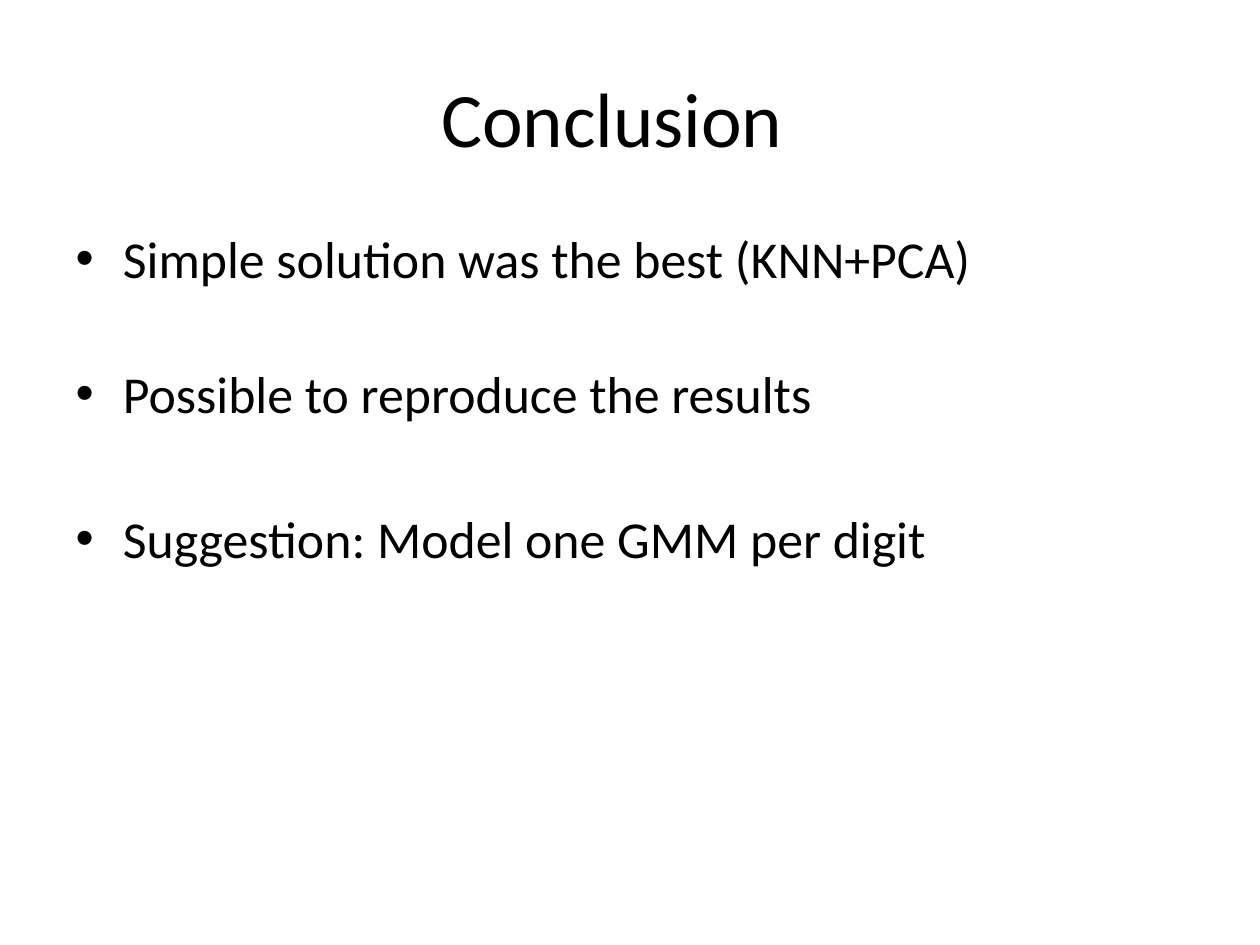
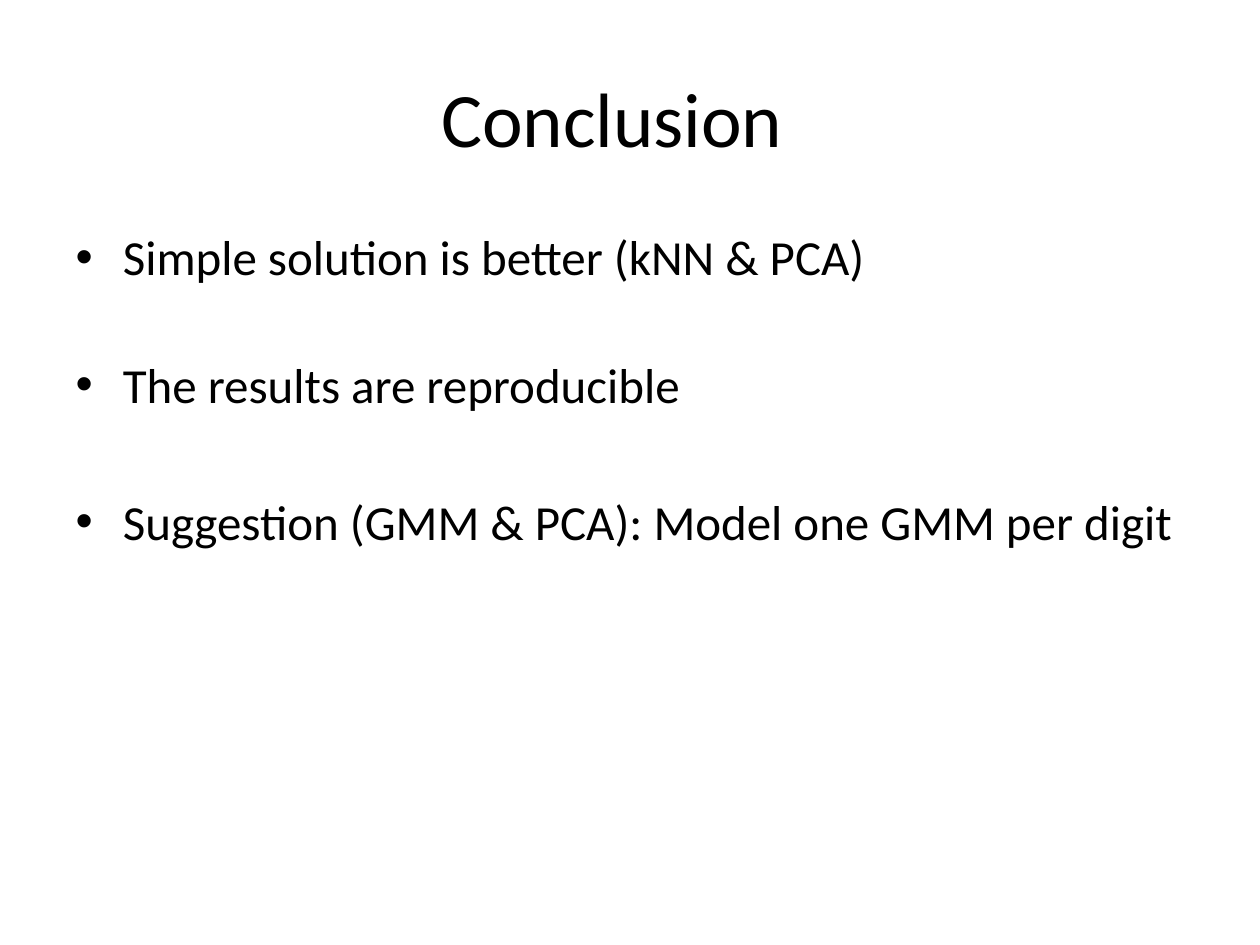
Before and after one commit to tiagofrepereira2012/FSPR_miniproject, a slide deck: slide 12 of presentation/Presentation.pptx (slide 7 before the commit). Drawn at 1260x945 pixels with LibreOffice and Linux fonts; fonts in the diff are those of the drawing. Boxes give left, top, right and bottom in pixels: in the first picture for what was removed or moved away, otherwise in the second. Text is boxed around its words. In the diff, an @@ line names an element or a change of style, - is before the commit and + after.

```diff
--- a/presentation/Presentation.pptx
+++ b/presentation/Presentation.pptx
@@ text at (123,239,1172,549): text changed; size 29.6 to 28 pt @@
-• Simple solution was the best (KNN+PCA)
-• Possible to reproduce the results
-• Suggestion: Model one GMM per digit
+• Simple solution is better (kNN & PCA)
+• The results are reproducible
+• Suggestion (GMM & PCA): Model one GMM per digit
```
Also in this commit, not shown: 4 other slides changed, 8 slides added, 2 slides removed, 1 other file.
